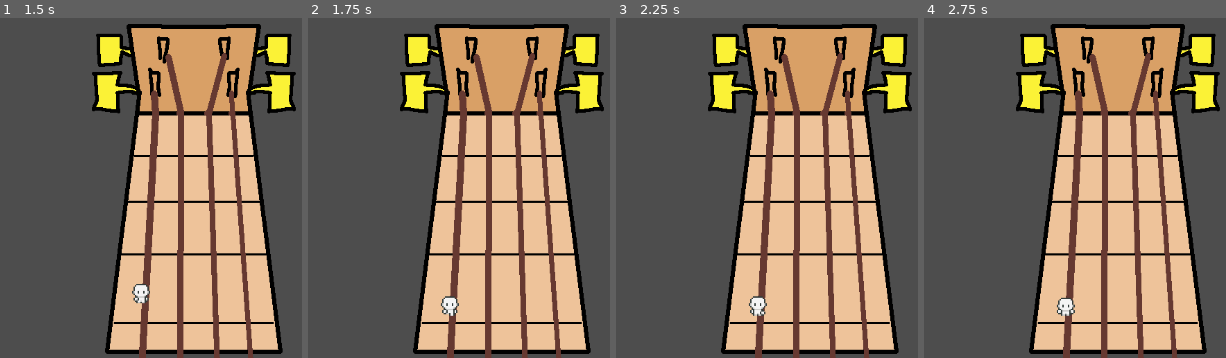
Above: before the commit, frames 1-4 (left to right).
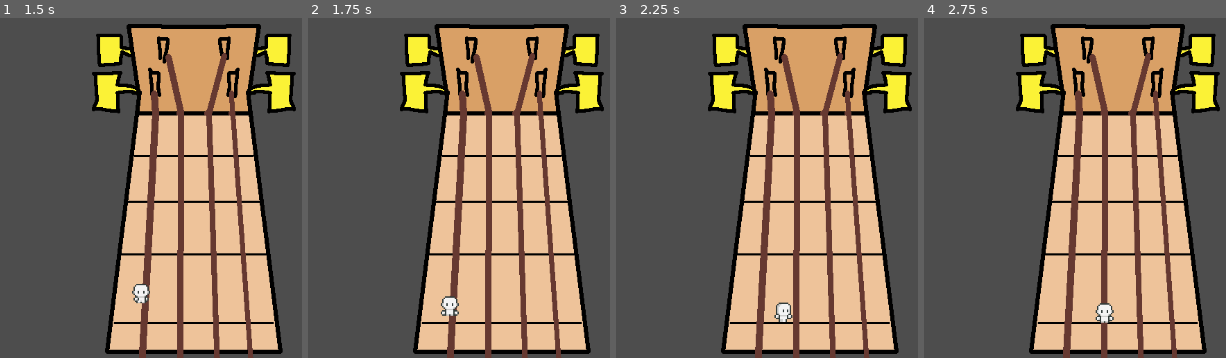
Above: after the commit, the same moments.

Repository: daduijker/bigmode_gamejam_2026
Game: Godot game, scene res://scenes/game.tscn
Same seed, same stepped clock (60 frames per second), same inputs: the game is played once before the commit and once after it. The engine's default icon, where the game draws it, is replaced by a stand-in: a white triangle on a blue panel in a dark square.
Inputs:
- Up to frame 1 (1.5 s): tap Enter at 0.5 s; hold D (move_right) 0.53-1.28 s; tap Space (press_fret) at 0.6, 1.25 s; hold S (move_down) from 1.28 s (still down); tap I (A_string) at 1.35 s
- Up to frame 2 (1.75 s): keep holding S (move_down); tap Space (press_fret) at 1.55 s
- Up to frame 3 (2.25 s): tap Enter at 2 s; release S (move_down) at 2.03 s; hold D (move_right) from 2.03 s (still down); tap O (D_string) at 2.1 s
- Up to frame 4 (2.75 s): keep holding D (move_right); tap Space (press_fret) at 2.3 s

Frame 1 is identical in both runs. In frame 2, less than 0.1% of the frame differs, in the area x 44-50%, y 85-88%; in frame 3, 0.6%; in frame 4, 0.6%, in the area x 44-63%, y 82-90%.
Error before the commit: Invalid call. Nonexistent function 'activate_fret' in base 'Nil'. (res://scripts/statemachine/fret.gd:9)

Commit message:
Small fix
Fixed bug where the game crashed if player tried to fret without an active fret

Diff:
--- a/big-mode/scripts/statemachine/fret.gd
+++ b/big-mode/scripts/statemachine/fret.gd
@@ -6,15 +6,18 @@
 
 func enter() -> void:
 	parent.velocity = Vector2(0,0)
-	fret_hitbox.selected_fret.activate_fret()
+	if fret_hitbox.selected_fret:
+		fret_hitbox.selected_fret.activate_fret()
 	super()
 
 func process_input(event: InputEvent) -> State:
 	if Input.is_action_just_released('press_fret'):
-		fret_hitbox.selected_fret.deactivate_fret()
+		if fret_hitbox.selected_fret:
+			fret_hitbox.selected_fret.deactivate_fret()
 		return idle_state
 	if Input.is_action_pressed('move_left') or Input.is_action_pressed('move_right') \
 	or Input.is_action_pressed('move_up') or Input.is_action_pressed('move_down'):
-		fret_hitbox.selected_fret.deactivate_fret()
+		if fret_hitbox.selected_fret:
+			fret_hitbox.selected_fret.deactivate_fret()
 		return move_state
 	return null
--- a/big-mode/scripts/statemachine/hurt.gd
+++ b/big-mode/scripts/statemachine/hurt.gd
@@ -7,7 +7,8 @@
 var hurt_time : float
 
 func enter() -> void:
-	fret_hitbox.selected_fret.deactivate_fret()
+	if fret_hitbox.selected_fret:
+		fret_hitbox.selected_fret.deactivate_fret()
 	hurt_time = max_hurt_time
 	parent.velocity = Vector2(0,0)
 	print_debug('hurt')
